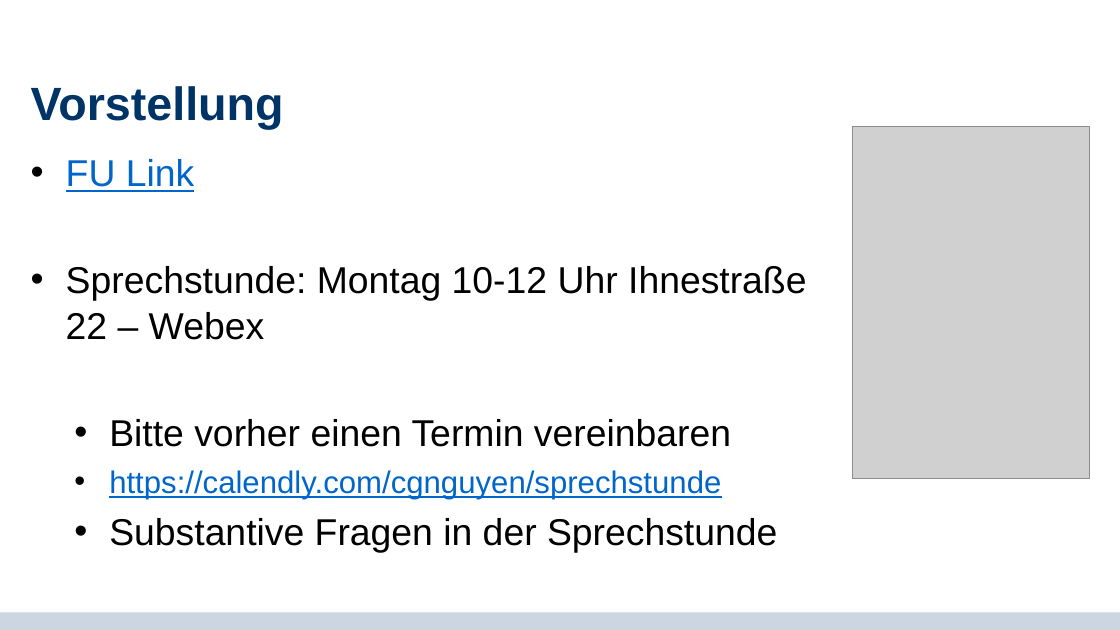
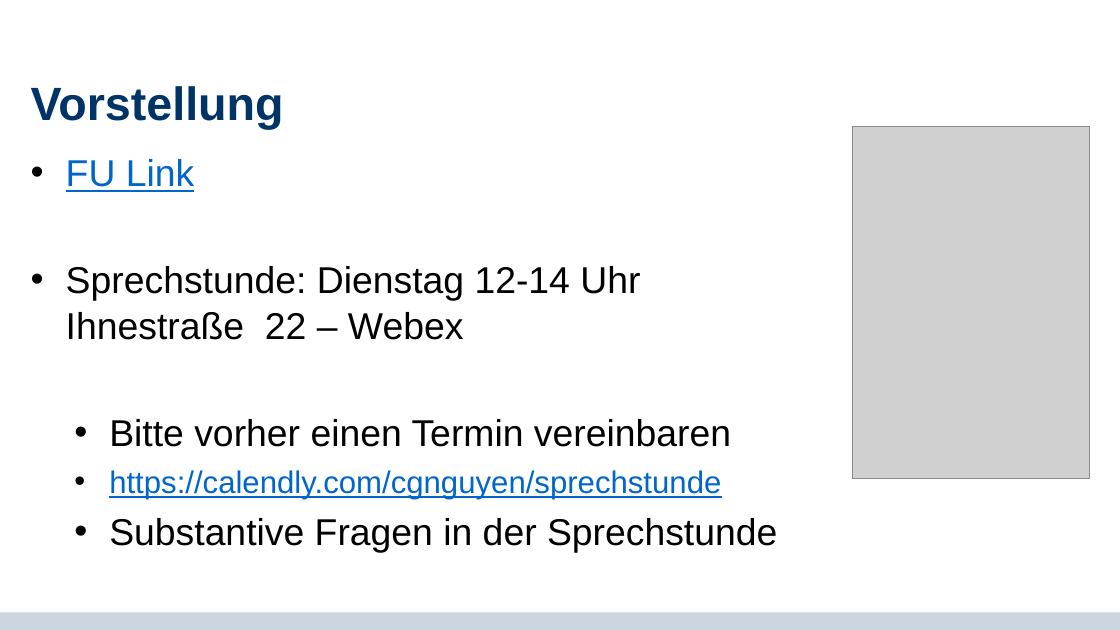
Before and after one commit to cgnguyen/class_political_psychology, a slide deck: slide 2 of 2_Slides_Literature/1_Intro/1- Einfuehrung.pptx. Drawn at 1120x630 pixels with LibreOffice and Linux fonts; fonts in the diff are those of the drawing; grey boxes stand for pictures; background and template pictures are left out. Boxes give left, top, right and bottom in pixels: in the first picture for what was removed or moved away, otherwise in the second. Text is boxed around its words. In the diff, an @@ line names an element or a change of style, - is before the commit and + after.

```diff
--- a/2_Slides_Literature/1_Intro/1- Einfuehrung.pptx
+++ b/2_Slides_Literature/1_Intro/1- Einfuehrung.pptx
@@ text at bbox=[66, 266, 640, 340]: text changed @@
-• Sprechstunde: Montag 10-12 Uhr Ihnestraße 22 – Webex
+• Sprechstunde: Dienstag 12-14 Uhr Ihnestraße 22 – Webex
```
Also in this commit, not shown: 6 other files.
